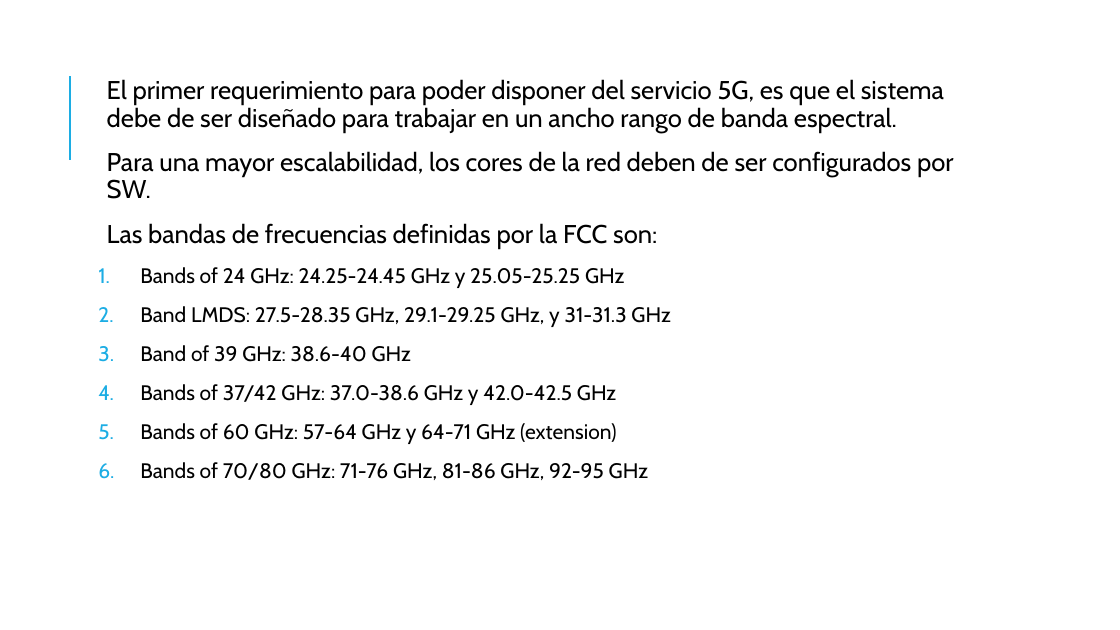
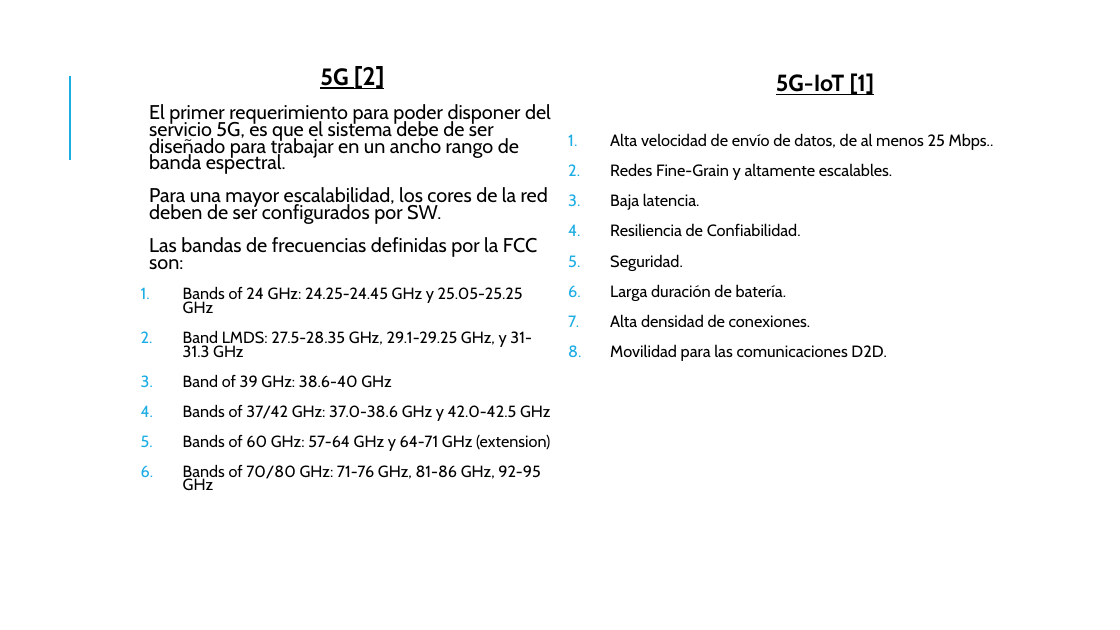
Before and after one commit to Jorjo80/TFM, a slide deck: slide 7 of 1ªInvestigacion/5g.pptx (slide 4 before the commit). Drawn at 1120x630 pixels with LibreOffice and Linux fonts; fonts in the diff are those of the drawing. Boxes give left, top, right and bottom in pixels: in the first picture for what was removed or moved away, otherwise in the second. Text is boxed around its words. In the diff, an @@ line names an element or a change of style, - is before the commit and + after.

```diff
--- a/1ªInvestigacion/5g.pptx
+++ b/1ªInvestigacion/5g.pptx
@@ text "5G [2]" moved from (x1=107, y1=79, x2=954, y2=480) to (x1=149, y1=66, x2=551, y2=491) @@
@@ text at (x1=320, y1=66, x2=384, y2=89): paragraph added @@
+  5G [2]
@@ text added at (x1=610, y1=73, x2=994, y2=180), 14 pt, text #000000 @@
+5G-IoT [1]
+1. Alta velocidad de envío de datos, de al menos 25 Mbps..
+2. Redes Fine-Grain y altamente escalables.
+3. Baja latencia.
+4. Resiliencia de Confiabilidad.
+5. Seguridad.
+6. Larga duración de batería.
+7. Alta densidad de conexiones.
+8. Movilidad para las comunicaciones D2D.
@@ text at (x1=149, y1=104, x2=551, y2=491): size 22 to 17.1 pt in "El primer requerimiento para poder disponer del ...", "Para una mayor escalabilidad, los cores de ...", "Las bandas de frecuencias definidas por la ..."; size 18 to 13.9 pt in "Bands of 24 GHz: 24.25-24.45 GHz y ...", "Band LMDS: 27.5-28.35 GHz, 29.1-29.25 GHz, y ...", "Band of 39 GHz: 38.6-40 GHz", "Bands of 37/42 GHz: 37.0-38.6 GHz y ..." and 2 more places; line spacing 0.9 to 0.7 @@
```
Also in this commit, not shown: 2 other slides changed, 9 slides added.
